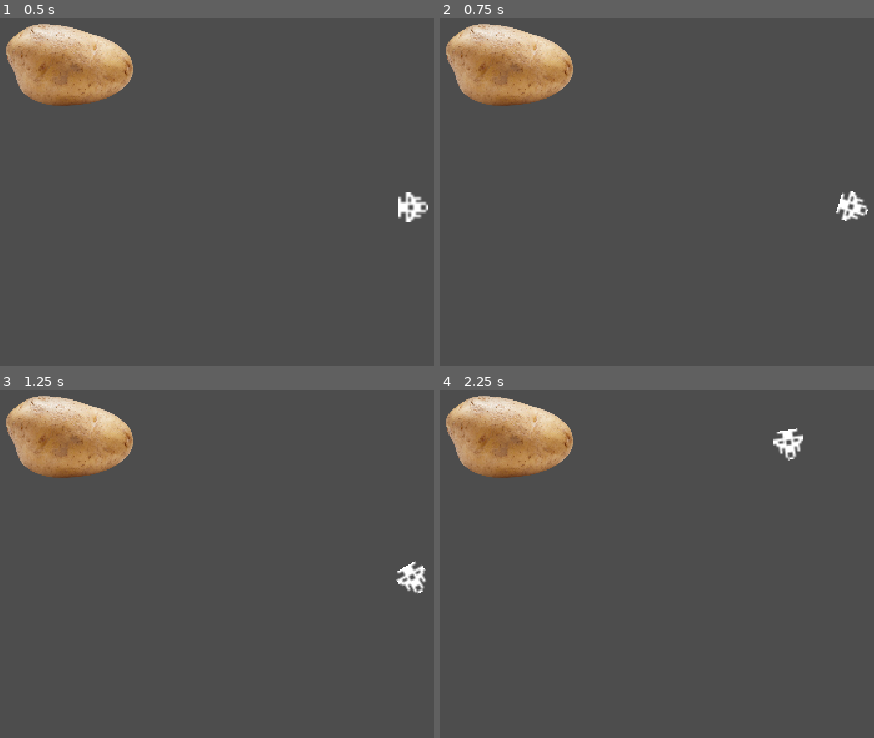
Above: before the commit, frames 1-4 (two rows, left to right).
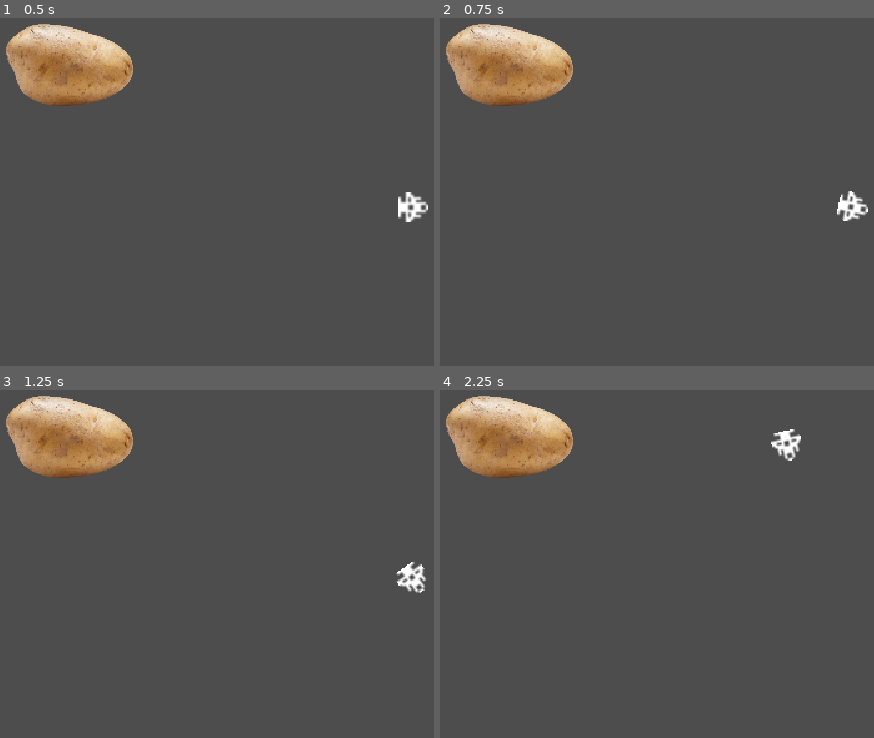
Above: after the commit, the same moments.

Repository: IoLimmer/godot-asteroids
Game: Godot game, scene res://scenes/world.tscn
Same seed, same stepped clock (60 frames per second), same inputs: the game is played once before the commit and once after it.
Inputs:
- Up to frame 1 (0.5 s): no input
- Up to frame 2 (0.75 s): tap Enter at 0.5 s; hold Right (ui_right) from 0.53 s (still down)
- Up to frame 3 (1.25 s): keep holding Right (ui_right)
- Up to frame 4 (2.25 s): release Right (ui_right) at 1.28 s; hold Down (ui_down) 1.28-2.03 s; hold Right (ui_right) from 2.03 s (still down)

Frame 1 is identical in both runs. In frame 2, 0.2% of the frame differs, in the area x 91-99%, y 49-59%; in frame 3, 0.2%; in frame 4, 0.3%, in the area x 76-84%, y 10-21%.

Commit message:
Implemented lerp to angular velocity

Diff:
--- a/scenes/world.tscn
+++ b/scenes/world.tscn
@@ -10,7 +10,7 @@
 size = Vector2(10, 10)
 
 [sub_resource type="CapsuleShape2D" id="CapsuleShape2D_k50yd"]
-radius = 33.9168
+radius = 31.2483
 height = 102.328
 
 [node name="World" type="Node2D"]
@@ -38,5 +38,6 @@
 texture = ExtResource("4_vcm8e")
 
 [node name="CollisionShape2D" type="CollisionShape2D" parent="Rock"]
+position = Vector2(-2, 0)
 rotation = 1.67552
 shape = SubResource("CapsuleShape2D_k50yd")
--- a/scripts/Player.gd
+++ b/scripts/Player.gd
@@ -3,13 +3,16 @@
 
 const SPEED = 100.0
 const ROTATION_SPEED = 1.5
-const LERP = .05
 
-var rotation_direction = 0
+const SPEED_LERP = .05
+const ROTATION_SPEED_LERP = .2
+
+var rotation_direction = 0.0
+
 
 func get_input():
-	rotation_direction = Input.get_axis("ui_left", "ui_right")
-	self.velocity = lerp(self.velocity, transform.x * Input.get_axis("ui_down", "ui_up") * SPEED, LERP)
+	rotation_direction = lerp(rotation_direction, Input.get_axis("ui_left", "ui_right"), ROTATION_SPEED_LERP)
+	self.velocity = lerp(self.velocity, transform.x * Input.get_axis("ui_down", "ui_up") * SPEED, SPEED_LERP)
 
 func _physics_process(delta):
 	get_input()
